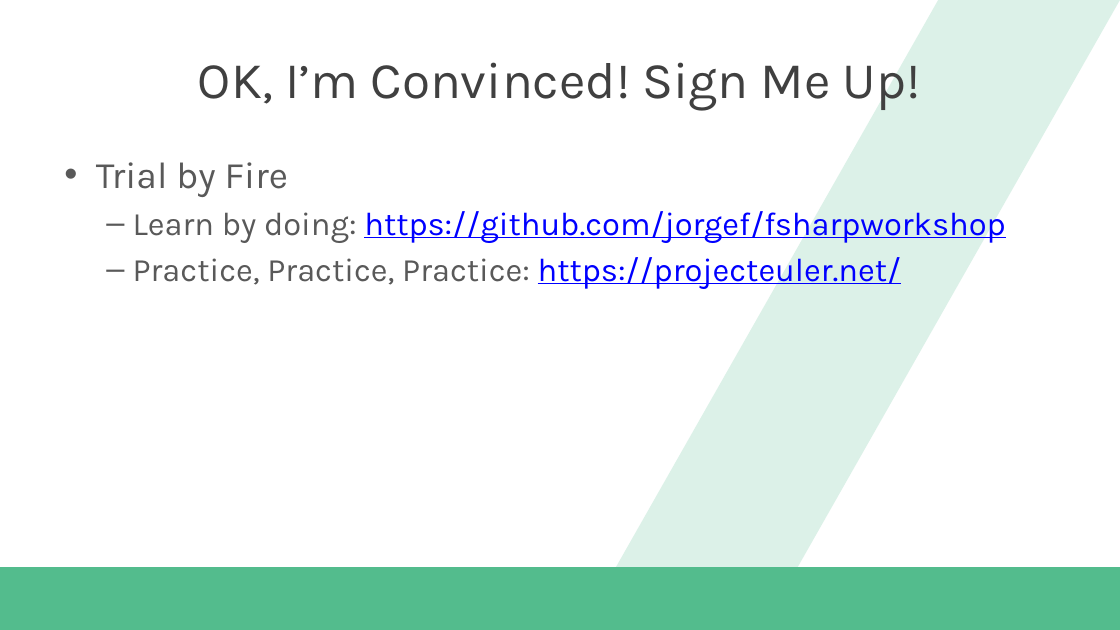
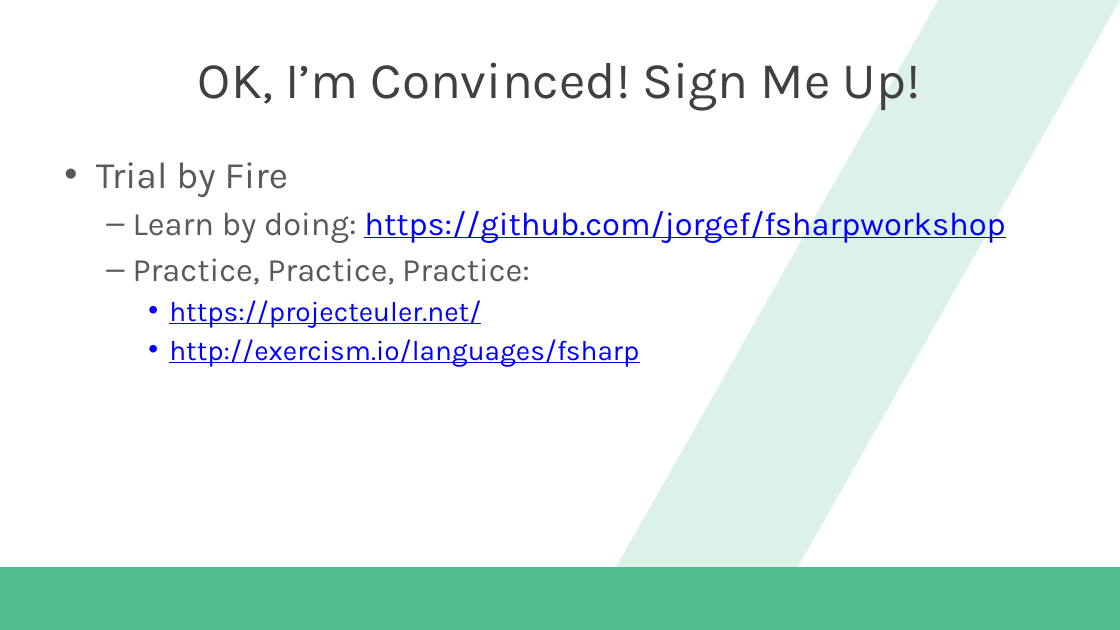
Before and after one commit to dannydwarren/FSharpXamarin, a slide deck: slide 18 of FSharpXamarin_Slides.pptx. Drawn at 1120x630 pixels with LibreOffice and Linux fonts; fonts in the diff are those of the drawing; background and template pictures are left out. Boxes give left, top, right and bottom in pixels: in the first picture for what was removed or moved away, otherwise in the second. Text is boxed around its words. In the diff, an @@ line names an element or a change of style, - is before the commit and + after.

Commit message:
-updated slides

```diff
--- a/FSharpXamarin_Slides.pptx
+++ b/FSharpXamarin_Slides.pptx
@@ text at (x1=133, y1=258, x2=639, y2=366): text changed; size 28 to 24 pt; text colour #595959 to #0000FF @@
-  – Practice, Practice, Practice: https://projecteuler.net/
+  – Practice, Practice, Practice:
+    • https://projecteuler.net/
+    • http://exercism.io/languages/fsharp
```
Also in this commit, not shown: 2 other slides changed.
